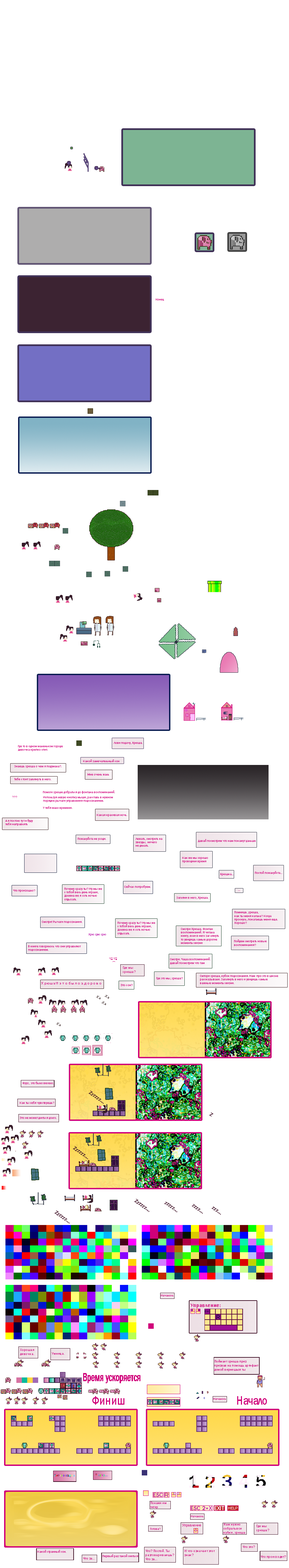
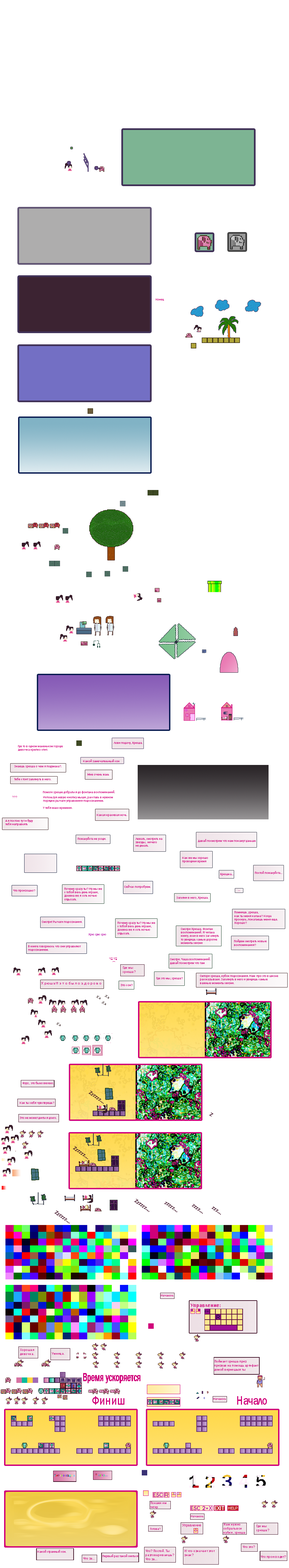
The second (289, 1568) image is a revision of the first. Changes to its layers:
renamed "Слой 13" to "Слой 1", moved it above "Какой замечательный сон", painted on it over (x1=185, y1=299, x2=261, y2=349)
painted on "Какой замечательный сон" over (x1=185, y1=299, x2=261, y2=349)
